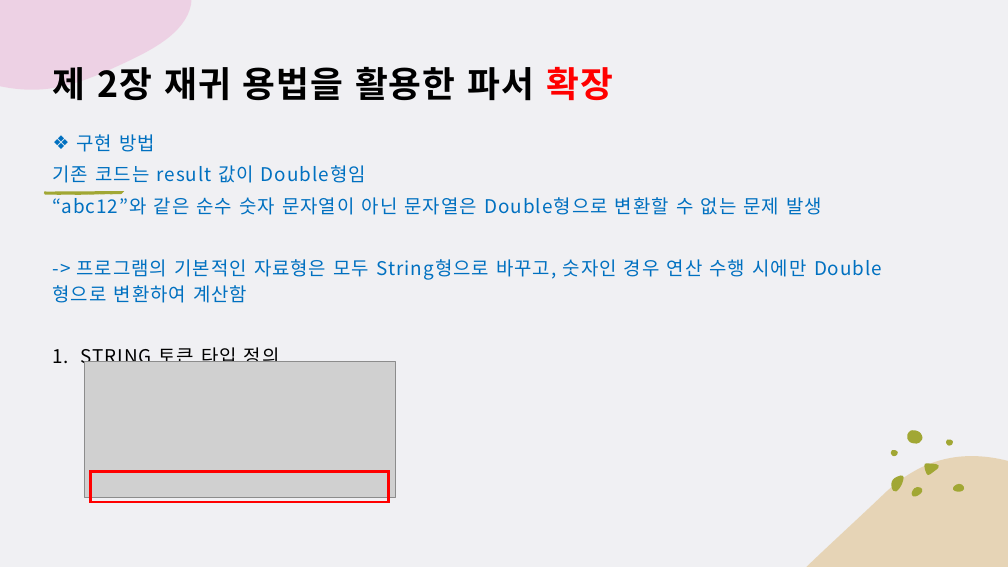
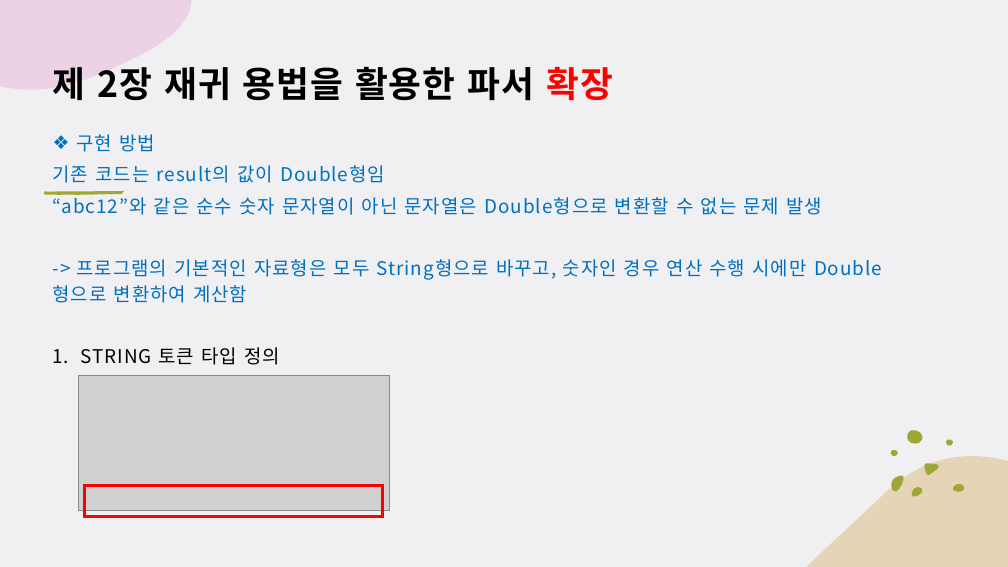
Before and after one commit to chaewon12/art-of-Java, a slide deck: slide 16 of Chapter02/CH02(21.12.27).pptx (slide 15 before the commit). Drawn at 1008x567 pixels with LibreOffice and Linux fonts; fonts in the diff are those of the drawing; grey boxes stand for pictures. Boxes give left, top, right and bottom in pixels: in the first picture for what was removed or moved away, otherwise in the second. Text is boxed around its words. In the diff, an @@ line names an element or a change of style, - is before the commit and + after.

Commit message:
Docs: Revise pptx
Correct typos and add file protection options.

```diff
--- a/Chapter02/CH02(21.12.27).pptx
+++ b/Chapter02/CH02(21.12.27).pptx
@@ text at (x1=53, y1=165, x2=385, y2=183): text changed @@
-  기존 코드는 result 값이 Double형임
+  기존 코드는 result의 값이 Double형임
@@ picture moved from (x1=84, y1=361, x2=395, y2=498) to (x1=78, y1=375, x2=389, y2=511) @@
@@ rectangle moved from (x1=91, y1=472, x2=389, y2=503) to (x1=85, y1=485, x2=383, y2=516) @@
```
Also in this commit, not shown: 14 other slides changed, 1 slide added, 1 slide removed, 2 other files.
